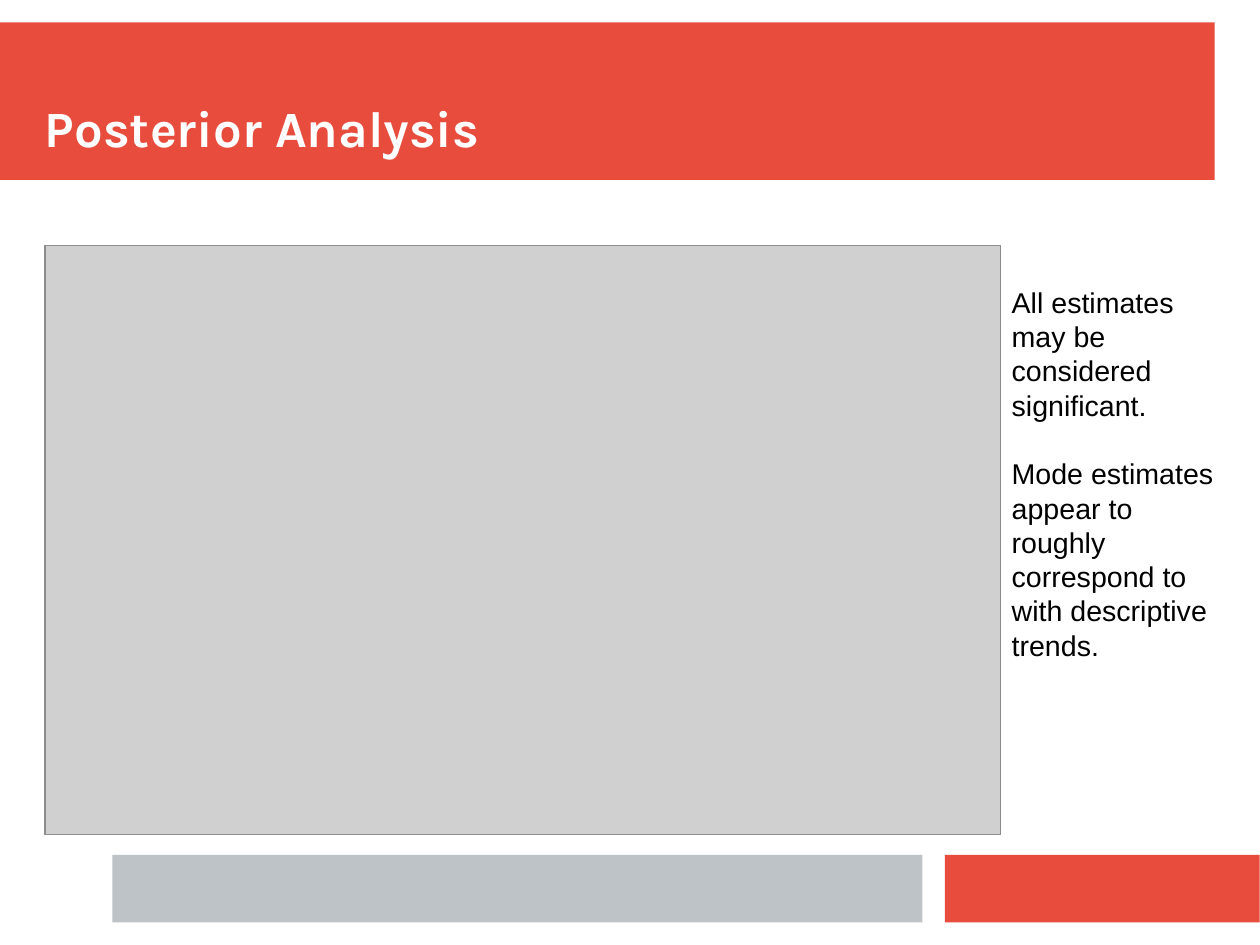
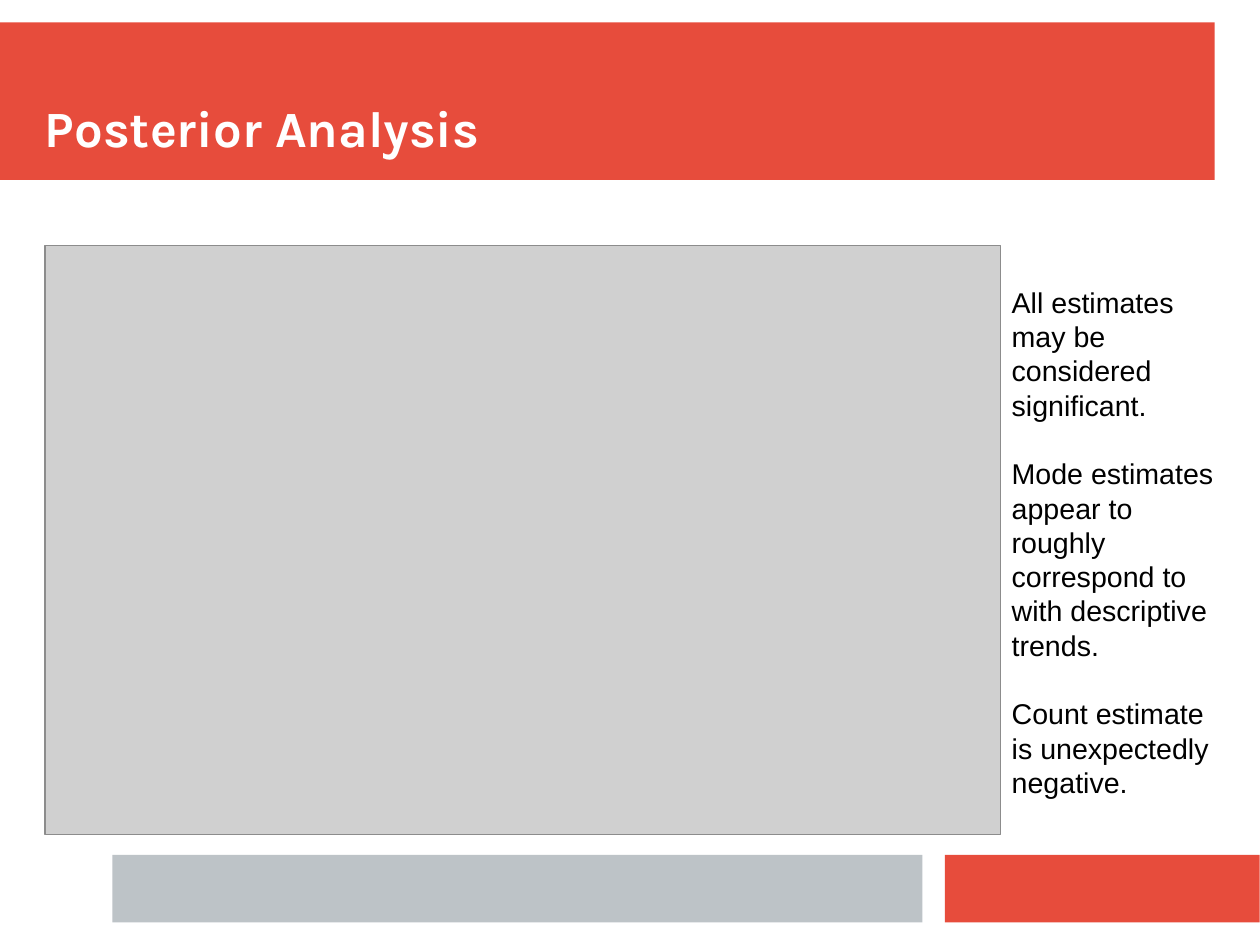
Before and after one commit to tim-kirkbride/BayesianAssignment, a slide deck: slide 14 of Presentation.pptx. Drawn at 1260x945 pixels with LibreOffice and Linux fonts; fonts in the diff are those of the drawing; grey boxes stand for pictures. Boxes give left, top, right and bottom in pixels: in the first picture for what was removed or moved away, otherwise in the second. Text is boxed around its words. In the diff, an @@ line names an element or a change of style, - is before the commit and + after.

```diff
--- a/Presentation.pptx
+++ b/Presentation.pptx
@@ text at (1012,703,1208,799): paragraph added @@
+Count estimate is unexpectedly negative.
```
Also in this commit, not shown: 5 other slides changed, 1 slide added, 1 slide removed.
